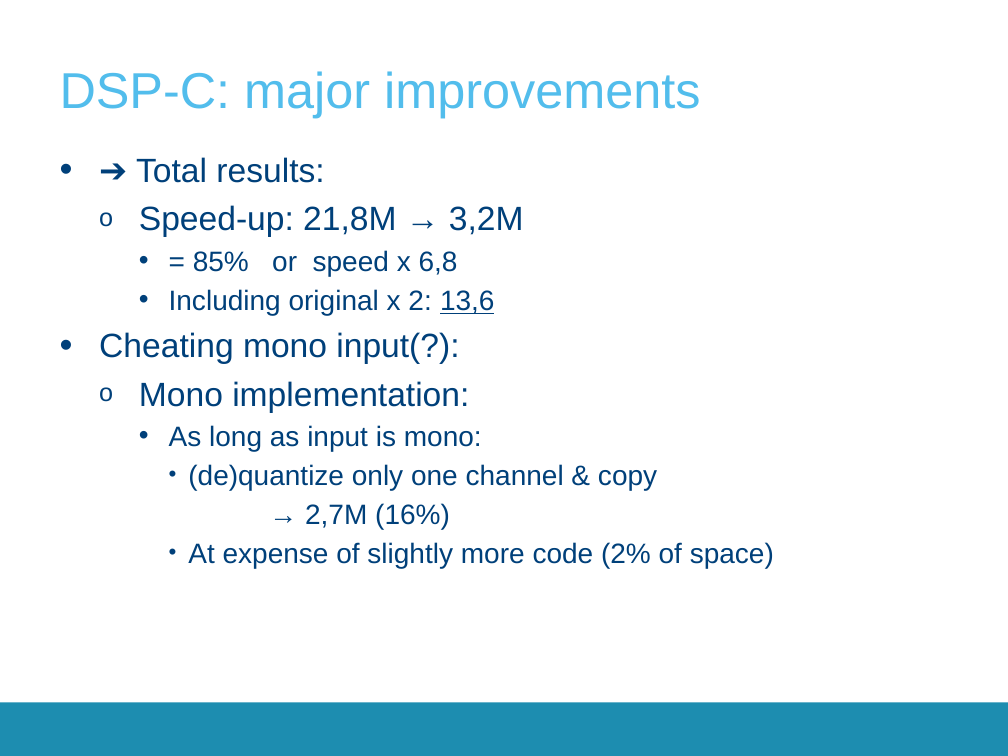
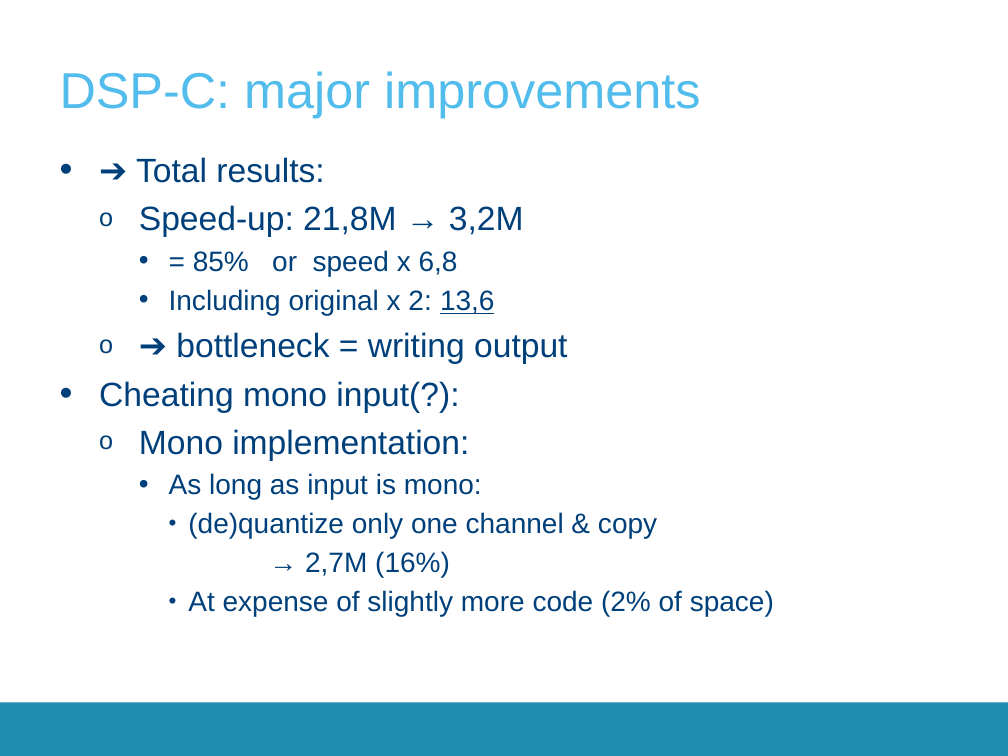
Before and after one commit to SepOwnage/P-O5, a slide deck: slide 19 of Presentatie/Presentatie.pptx. Drawn at 1008x756 pixels with LibreOffice and Linux fonts; fonts in the diff are those of the drawing; background and template pictures are left out. Boxes give left, top, right and bottom in pixels: in the first picture for what was removed or moved away, otherwise in the second. Text is boxed around its words. In the diff, an @@ line names an element or a change of style, - is before the commit and + after.

```diff
--- a/Presentatie/Presentatie.pptx
+++ b/Presentatie/Presentatie.pptx
@@ text at box(176, 332, 567, 364): paragraph added @@
+  o ➔ bottleneck = writing output
```
Also in this commit, not shown: 4 other slides changed, 1 slide added.
